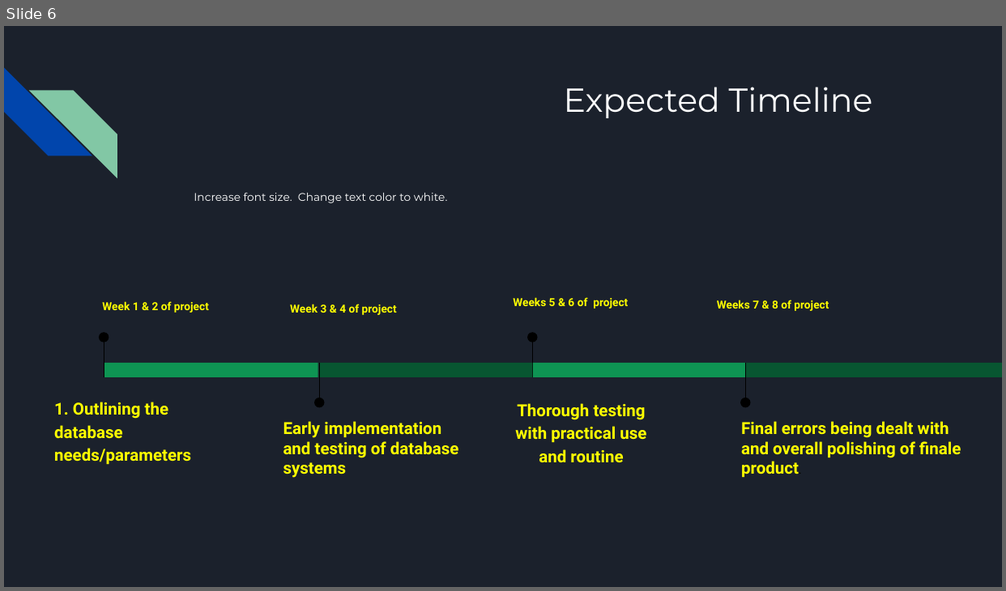
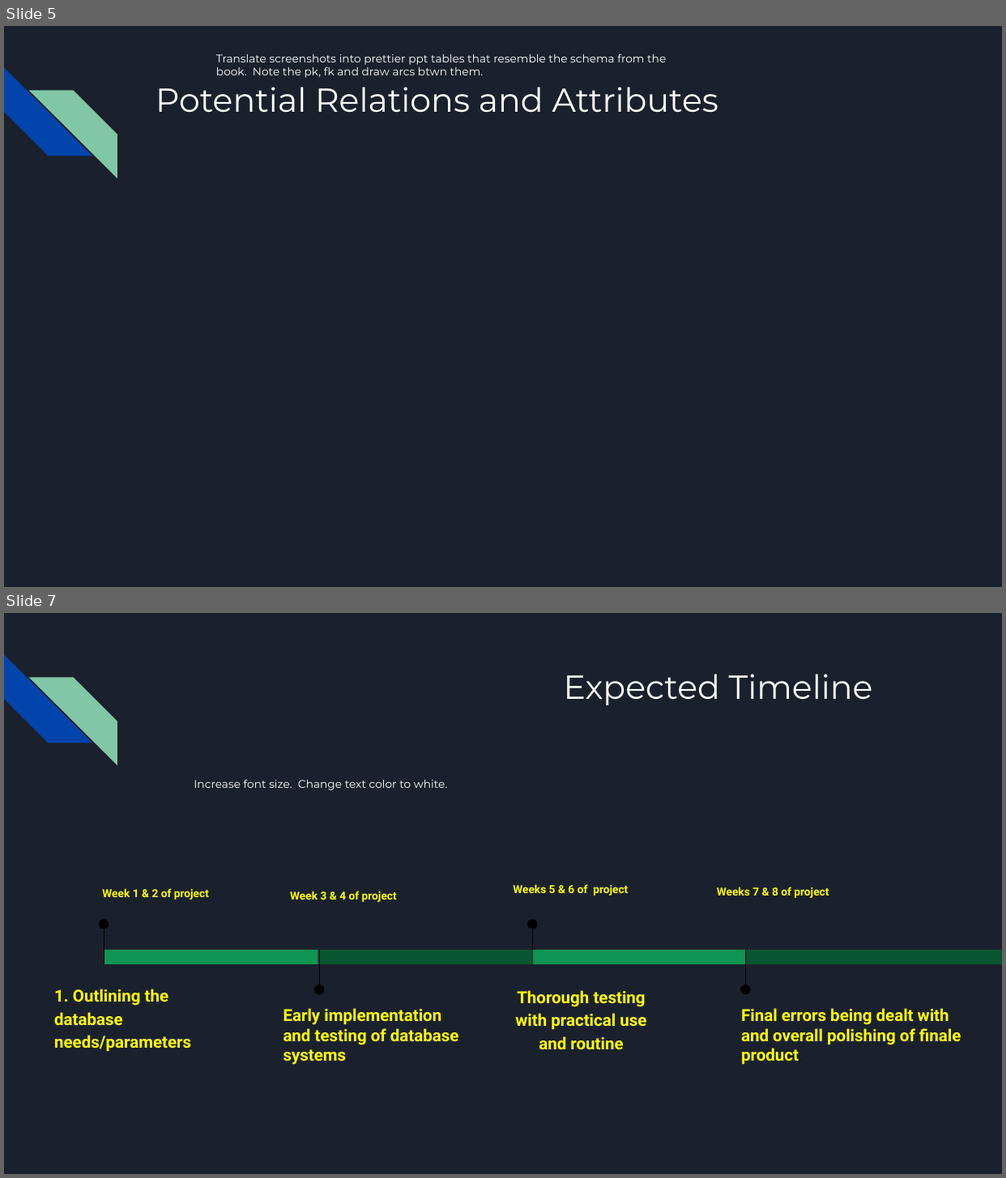
Before and after one commit to gossdouglas/Joto, a slide deck: Database Project/Neatest Database-goss.pptx. Shown one above the other, each under a label of ours: slide 6 before the commit, slides 5 and 7 after it; the slides between them are not shown. The pictures are 1006x591 and 1006x1178 pixels, drawn with LibreOffice and Linux fonts; fonts in the diff are those of the drawing. Boxes give left, top, right and bottom in pixels: in the first picture for what was removed or moved away, otherwise in the second. Text is boxed around its words. In the diff, an @@ line names an element or a change of style, - is before the commit and + after.

```diff
--- a/Database Project/Neatest Database-goss.pptx
+++ b/Database Project/Neatest Database-goss.pptx
@@ slide 5 added at box(4, 26, 1002, 587), background #1B212C; not listed: 2 template elements that a slide beside it also shows @@
@@ title added at box(216, 54, 666, 78), 8 pt, text #FFFFFF @@
+Translate screenshots into prettier ppt tables that resemble the schema from the book. Note the pk, fk and draw arcs btwn them.
@@ title added at box(155, 87, 718, 113), 24 pt, text #FFFFFF @@
+Potential Relations and Attributes
@@ what was slide 6 is now slide 7 @@
```
Also in this commit, not shown: 3 slides changed, 6 other files.
